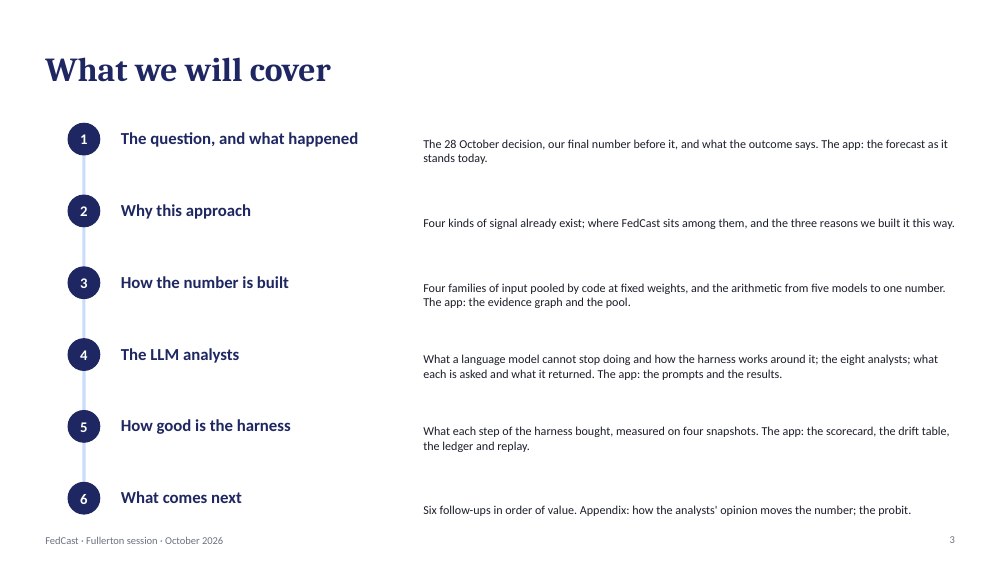
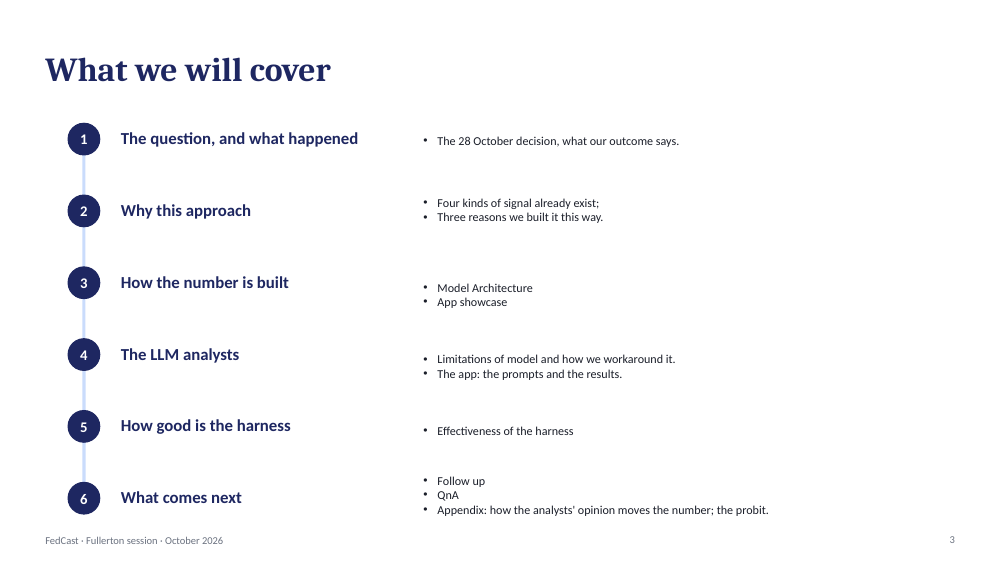
Before and after one commit to kmt112/fed-forecast, a slide deck: slide 3 of docs/FedCast_Fullerton.pptx. Drawn at 1008x567 pixels with LibreOffice and Linux fonts; fonts in the diff are those of the drawing. Boxes give left, top, right and bottom in pixels: in the first picture for what was removed or moved away, otherwise in the second. Text is boxed around its words. In the diff, an @@ line names an element or a change of style, - is before the commit and + after.

```diff
--- a/docs/FedCast_Fullerton.pptx
+++ b/docs/FedCast_Fullerton.pptx
@@ text at (437, 136, 679, 147): text changed @@
-The 28 October decision, our final number before it, and what the outcome says. The app: the forecast as it stands today.
+• The 28 October decision, what our outcome says.
@@ text at (437, 198, 604, 223): text changed @@
-Four kinds of signal already exist; where FedCast sits among them, and the three reasons we built it this way.
+• Four kinds of signal already exist;
+• Three reasons we built it this way.
@@ text at (437, 283, 533, 308): text changed @@
-Four families of input pooled by code at fixed weights, and the arithmetic from five models to one number. The app: the evidence graph and the pool.
+• Model Architecture
+• App showcase
@@ text at (437, 354, 676, 380): text changed @@
-What a language model cannot stop doing and how the harness works around it; the eight analysts; what each is asked and what it returned. The app: the prompts and the results.
+• Limitations of model and how we workaround it.
+• The app: the prompts and the results.
@@ text at (437, 426, 573, 435): text changed @@
-What each step of the harness bought, measured on four snapshots. The app: the scorecard, the drift table, the ledger and replay.
+• Effectiveness of the harness
@@ text at (437, 476, 769, 516): text changed @@
-Six follow-ups in order of value. Appendix: how the analysts' opinion moves the number; the probit.
+• Follow up
+• QnA
+• Appendix: how the analysts' opinion moves the number; the probit.
```
Also in this commit, not shown: 7 other slides changed, 2 other files.
